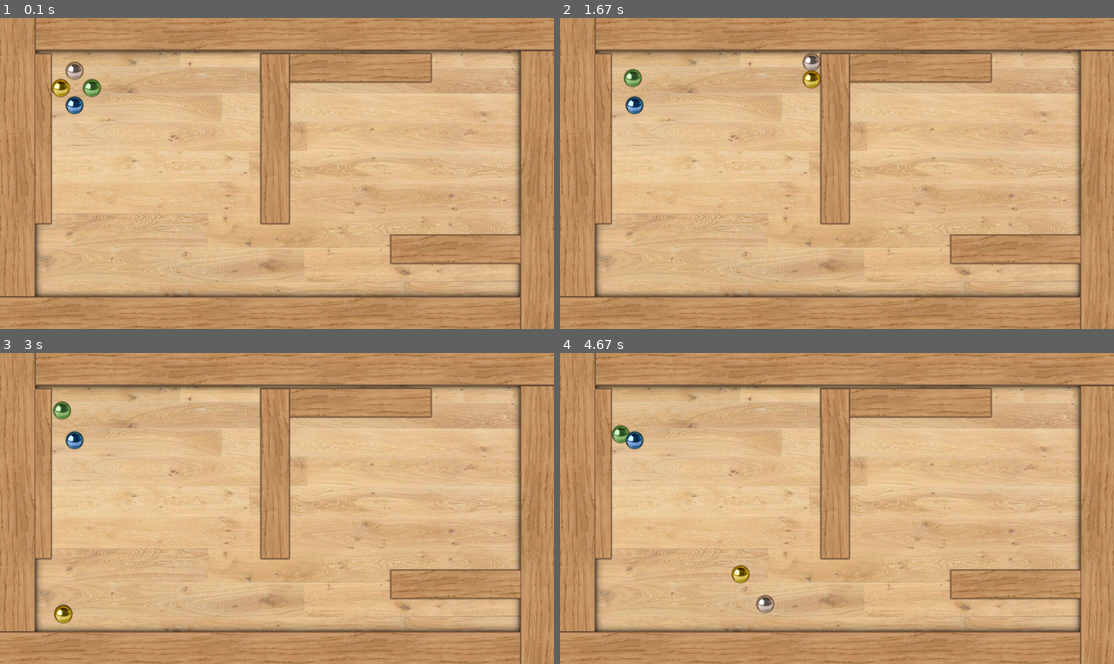
Above: before the commit, frames 1-4 (two rows, left to right).
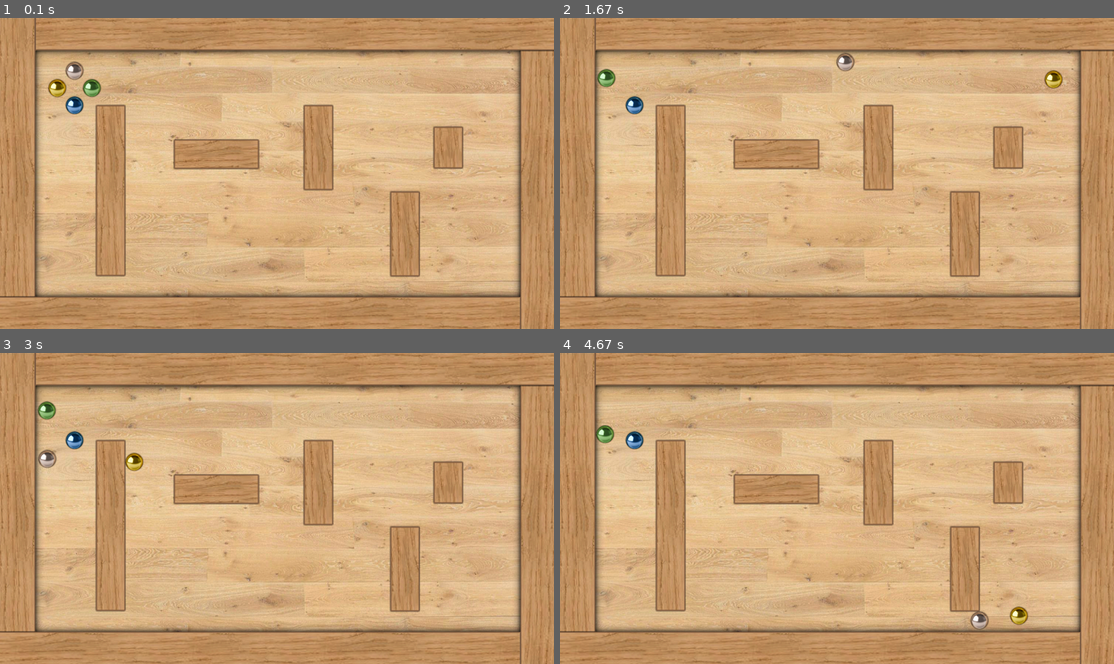
Above: after the commit, the same moments.

Repository: SavrajSian/FPGA-Maze-Game
Game: pygame game, started from pygame_test.py
Same seed, same stepped clock (60 frames per second), same inputs: the game is played once before the commit and once after it.
Inputs:
- Up to frame 1 (0.1 s): no input
- Up to frame 2 (1.67 s): hold Right 0.33-0.8 s; hold Up 0.83-1.13 s; hold W 0.83-1.13 s; tap J at 0.9, 1.23, 1.53 s; tap I at 0.98 s; hold Right 1.17-1.63 s; hold D 1.17-1.63 s; tap K at 1.32 s
- Up to frame 3 (3 s): hold Left 1.67-2.2 s; hold A 1.67-2.2 s; tap J at 1.73, 2.03, 2.3, 2.63, 2.93 s; hold Down 2.23-2.53 s; hold S 2.23-2.53 s; tap I at 2.38 s; hold Left 2.57-2.97 s; hold A 2.57-2.97 s; tap K at 2.72 s
- Up to frame 4 (4.67 s): hold Up 3-3.37 s; hold W 3-3.37 s; tap J at 3.07, 3.47, 3.77, 4.13, 4.53 s; hold Right 3.4-4.03 s; hold D 3.4-4.03 s; tap I at 3.55 s; hold Down 4.07-4.43 s; hold S 4.07-4.43 s; tap K at 4.22 s; hold Left from 4.47 s (still down); hold A from 4.47 s (still down)

The runs differ from the first frame. In frame 1, 16% of the frame differs, in the area x 6-94%, y 11-84%; in frame 2, 17%; in frame 3, 17%; in frame 4, 17%, in the area x 6-94%, y 11-89%.

Commit message:
level class redone for ease

Diff:
--- a/pygame_test.py
+++ b/pygame_test.py
@@ -131,17 +131,18 @@
 		return d - 4294967296 #hFFFFFFFF+1
 
 class Level:
-	def __init__ (self, images, coords):
-		self.block1 = Block(images[0], coords[0])
-		self.block2 = Block(pygame.transform.rotate(images[0], 90), coords[1])
-		self.block3 = Block(images[0], coords[2])
-		self.block4 = Block(pygame.transform.rotate(images[0], 90), coords[3])
-		self.blocks = [self.block1, self.block2, self.block3, self.block4]
+	def __init__ (self, level_block_data):
+		images = [tup[0] for i,tup in enumerate(level_block_data)]
+		coords = [tup[1] for i,tup in enumerate(level_block_data)]
+		rotate = [tup[2] for i,tup in enumerate(level_block_data)]
+		self.blocks = []
+		for i in range(len(coords)):
+			self.blocks.append(Block(images[i], coords[i], rotate[i]))
 
 
 class Block:
-	def __init__ (self, image, coords):
-		self.image = image
+	def __init__ (self, image, coords, rotate):
+		self.image = pygame.transform.rotate(image, rotate)
 		self.pos = coords
 		self.rect = self.image.get_rect()
 
@@ -150,10 +151,17 @@
 	balls[i] = Ball(i)
 	active_balls += 1
 
-block_images = [pygame.image.load("assets/block1.png")]
-level1_coords = [[50, 80], [600, 80], [600,80], [900,500]]
-
-level1 = Level(block_images, level1_coords)
+Long = pygame.image.load("assets/long.png")
+Med = pygame.image.load("assets/med.png")
+Short = pygame.image.load("assets/short.png")
+
+#block_data is (image, [coords], rotate)
+level1_block_data = [(Long, [220, 200], 0),
+					 (Med, [400, 280], 90),
+					 (Short, [1000,250], 0),
+					 (Med, [700,200], 0),
+					 (Med, [900,400], 0)]
+level1 = Level(level1_block_data)
 active_level = level1
 
 running = True
Renamed: assets/block1.png -> assets/long.png
Binary file added: assets/med.png
Binary file added: assets/short.png
Not shown, added: assets/edit/long_edit.pdn
Not shown, added: assets/edit/med_edit.pdn
Not shown, added: assets/edit/short_edit.pdn
